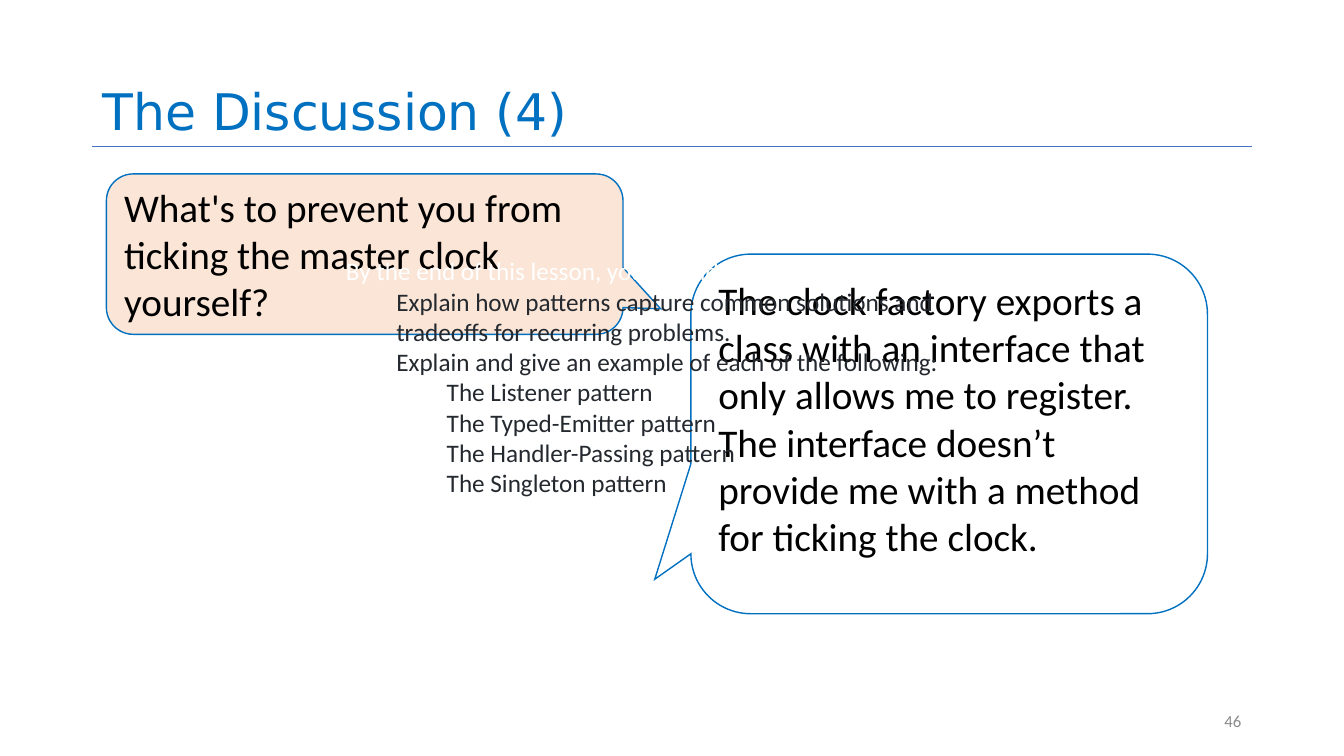
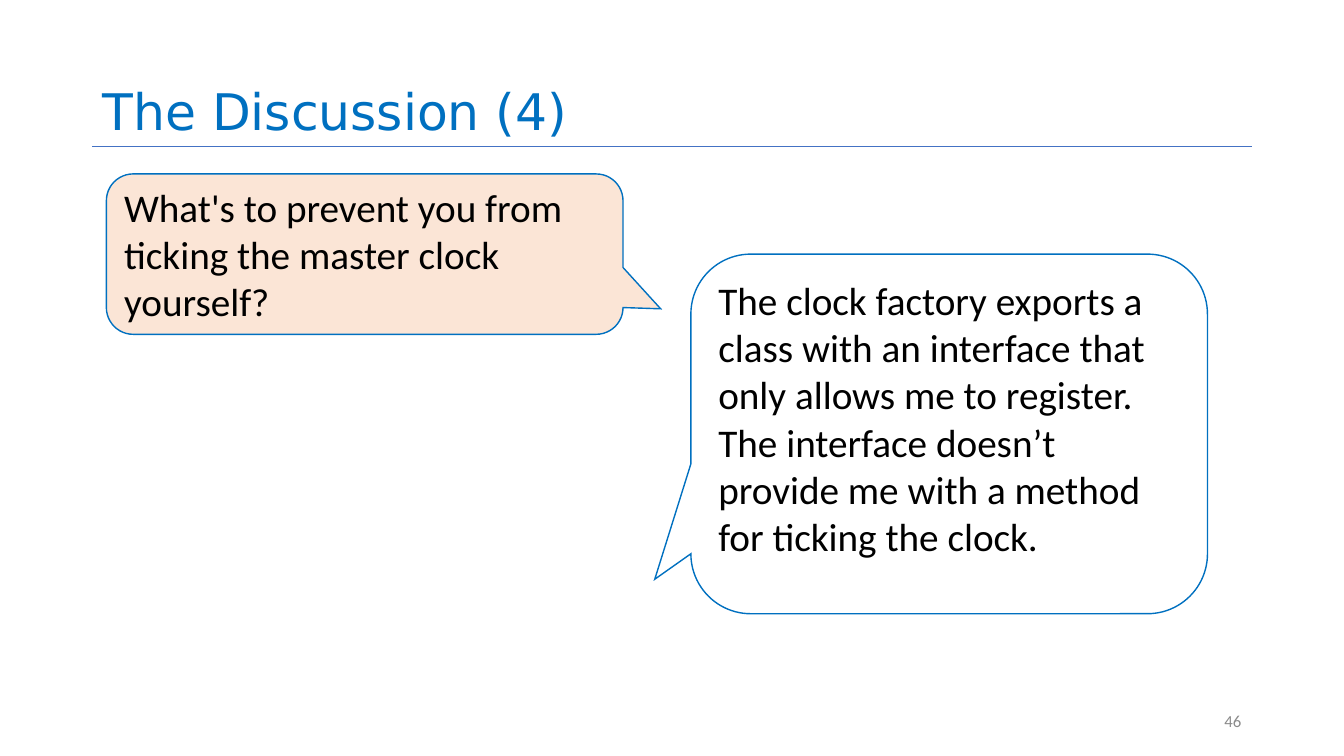
Before and after one commit to neu-se/CS4530-Fall-2024, a slide deck: slide 46 of Slides/Module 05 Interaction-Level Design Patterns.pptx. Drawn at 1344x756 pixels with LibreOffice and Linux fonts; fonts in the diff are those of the drawing. Boxes give left, top, right and bottom in pixels: in the first picture for what was removed or moved away, otherwise in the second. Text is boxed around its words. In the diff, an @@ line names an element or a change of style, - is before the commit and + after.

```diff
--- a/Slides/Module 05 Interaction-Level Design Patterns.pptx
+++ b/Slides/Module 05 Interaction-Level Design Patterns.pptx
@@ text removed at (346,257,938,497) @@
-By the end of this lesson, you should be able to
-  Explain how patterns capture common solutions and tradeoffs for recurring problems.
-  Explain and give an example of each of the following:
-    The Listener pattern
-    The Typed-Emitter pattern
-    The Handler-Passing pattern
-    The Singleton pattern
```
Also in this commit, not shown: 1 other slide changed, 1 other file.
